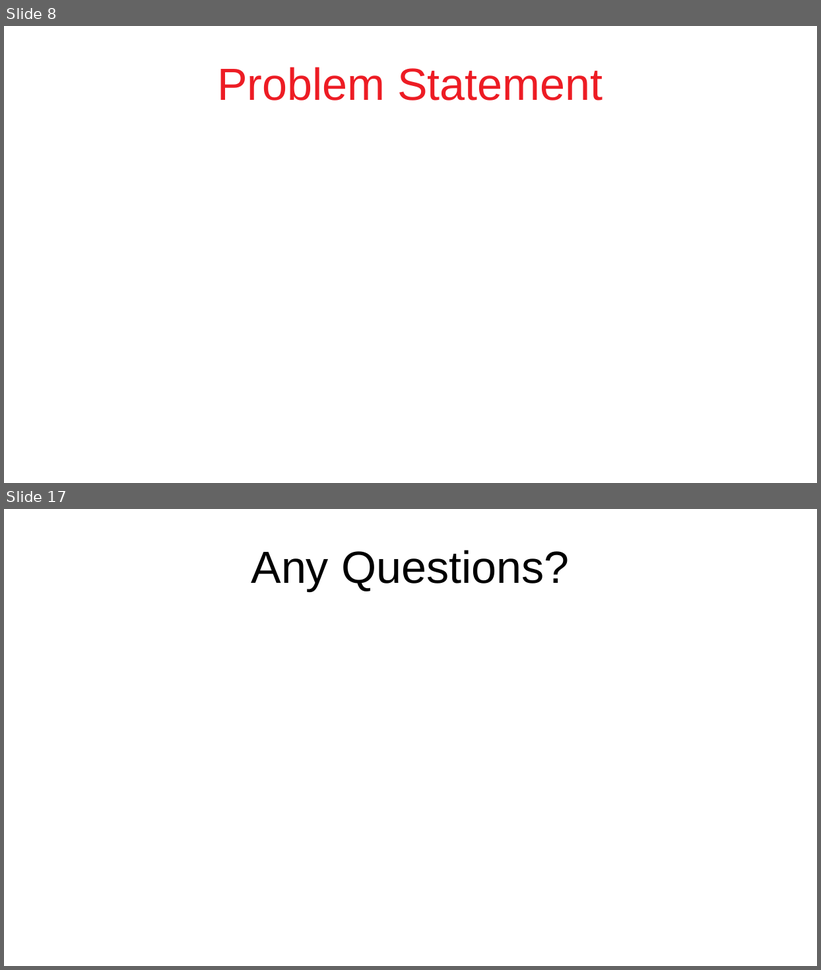
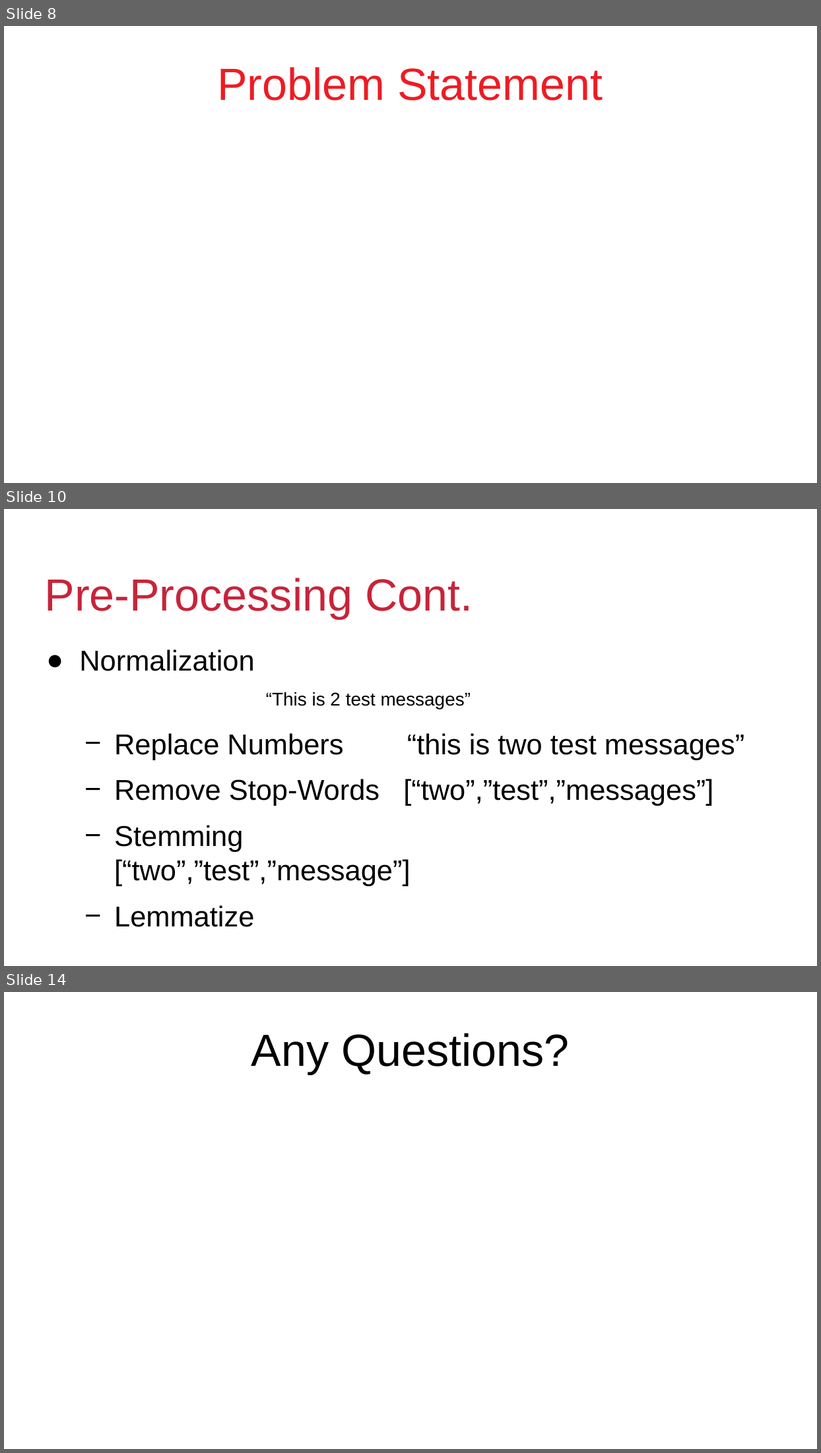
Before and after one commit to DevJohnIbrahim/SSM-GP, a slide deck: Graduation Proposal/Cyberbullypresentation.pptx. Shown one above the other, each under a label of ours: slides 8 and 17 before the commit, slides 8, 10 and 14 after it; the slides between them are not shown. The pictures are 821x970 and 821x1453 pixels, drawn with LibreOffice and Linux fonts; fonts in the diff are those of the drawing; background and template pictures are left out. Boxes give left, top, right and bottom in pixels: in the first picture for what was removed or moved away, otherwise in the second. Text is boxed around its words. In the diff, an @@ line names an element or a change of style, - is before the commit and + after.

```diff
--- a/Graduation Proposal/Cyberbullypresentation.pptx
+++ b/Graduation Proposal/Cyberbullypresentation.pptx
@@ slide 10 added at <box>4,509,817,966</box>, background #FFFFFF @@
@@ text added at <box>45,578,473,619</box>, 44 pt, text #C7243A @@
+Pre-Processing Cont.
@@ text added at <box>79,650,745,927</box>, 28 pt, text #000000 @@
+● Normalization
+“This is 2 test messages”
+  − Replace Numbers “this is two test messages”
+  − Remove Stop-Words [“two”,”test”,”messages”]
+  − Stemming [“two”,”test”,”message”]
+  − Lemmatize
@@ text added at <box>143,945,333,966</box>, 14 pt, text #FFFFFF @@
+<date/time>
@@ text added at <box>345,945,603,966</box>, 14 pt, text #FFFFFF @@
+<footer>
@@ page number added at <box>622,945,812,966</box>, 14 pt, text #FFFFFF @@
+10
@@ what was slide 17 is now slide 14 @@
```
Also in this commit, not shown: 5 other slides added, 9 slides removed, 1 other file.
